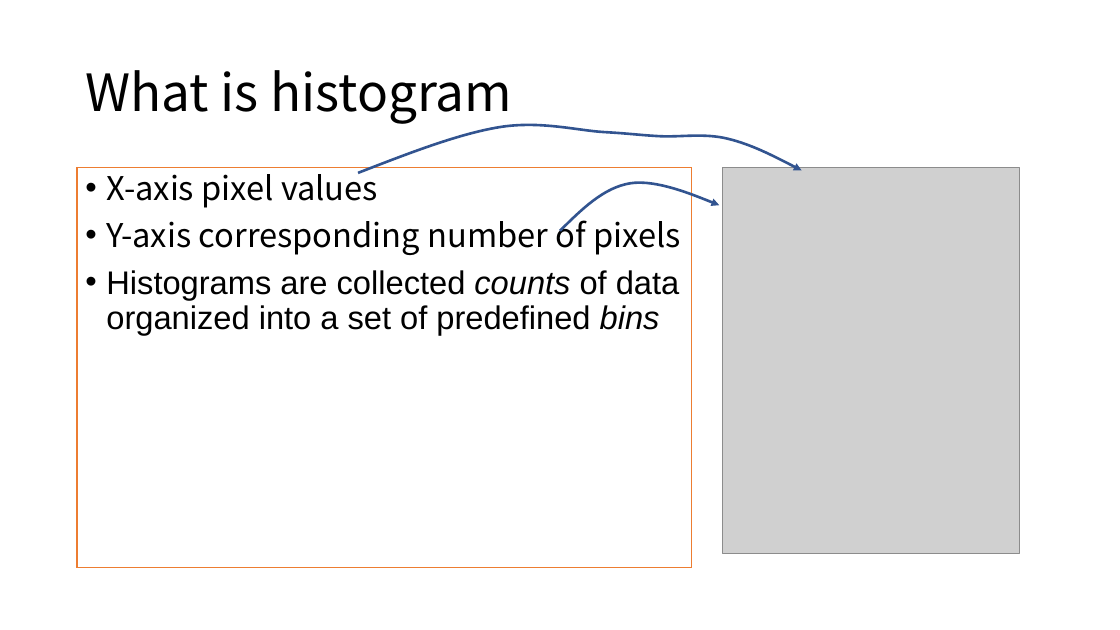
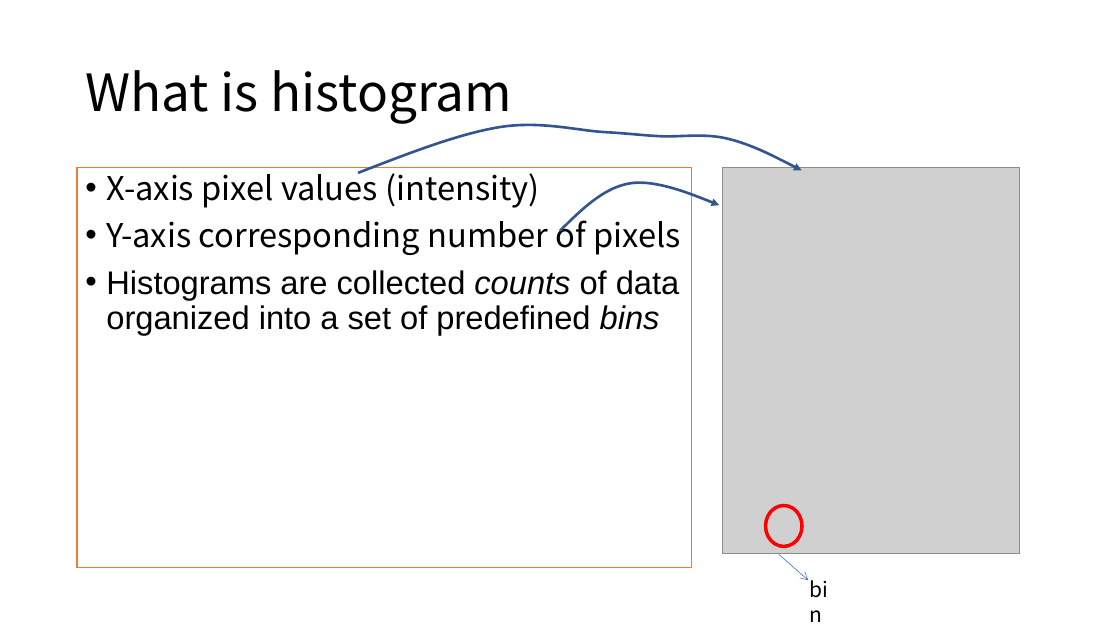
Before and after one commit to limax2008/Image-Processing-class2020, a slide deck: slide 4 of PPT/9th_class_imgeHistogram.pptx. Drawn at 1120x630 pixels with LibreOffice and Linux fonts; fonts in the diff are those of the drawing; grey boxes stand for pictures. Boxes give left, top, right and bottom in pixels: in the first picture for what was removed or moved away, otherwise in the second. Text is boxed around its words. In the diff, an @@ line names an element or a change of style, - is before the commit and + after.

```diff
--- a/PPT/9th_class_imgeHistogram.pptx
+++ b/PPT/9th_class_imgeHistogram.pptx
@@ text at <box>106,166,539,208</box>: text changed @@
-• X-axis pixel values
+• X-axis pixel values (intensity)
@@ ellipse added at <box>765,506,802,547</box>, outline #FF0000 3 pt @@
@@ arrow added from (779, 555) to (808, 581), #4472C4 0.5 pt @@
@@ text added at <box>802,572,847,606</box>, 18 pt, text #000000 @@
+bin
```
Also in this commit, not shown: 10 other slides changed, 3 other files.
